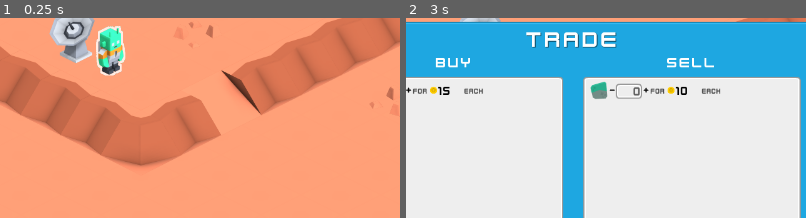
Above: before the commit, frames 1-2 (left to right).
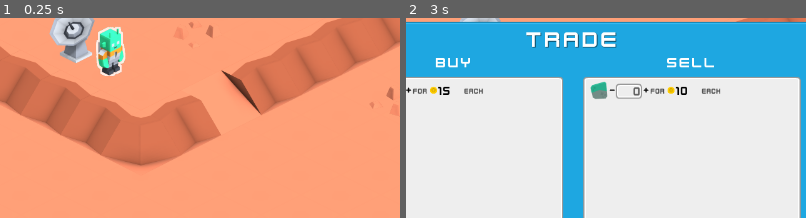
Above: after the commit, the same moments.

Repository: iapetos163/kenney-jam-2023
Game: Godot game, scene res://scene/planet.tscn
Two runs of this game, one before a commit and one after it. Both use one fixed random seed, a clock stepped at 60 frames per second and the inputs below.
Inputs (mouse positions are % of the whole screen's width and height, from its top left):
- Up to frame 1 (0.25 s): no input
- Up to frame 2 (3 s): click "TO STAR SYSTEM" at 0.5 s; click "TO STAR SYSTEM" at 1.25 s; click "TO STAR SYSTEM" at 2 s; tap Enter at 2.75 s; move the mouse to (44, 25) at 2.77 s; click (44, 25) at 2.92 s
The pictures show only the part of the screen within x 30-80%, y 16-66%; the shares and areas given below are measured in that part.

The runs differ from the first frame. In frame 1, 0.4% of the frame differs, in the area x 24-32%, y 4-29%; in frame 2, nothing differs.

Commit message:
Move the thing

Diff:
--- a/scene/planet.tscn
+++ b/scene/planet.tscn
@@ -81,15 +81,15 @@
 layer_3/tile_data = PackedInt32Array()
 
 [node name="npc_trader" type="Area2D" parent="."]
+position = Vector2(559, 157)
 
 [node name="CollisionShape2D" type="CollisionShape2D" parent="npc_trader"]
-position = Vector2(559, 157)
+position = Vector2(0, 1)
 shape = SubResource("RectangleShape2D_lrq8c")
 
 [node name="npc_trader_sprite" type="Sprite2D" parent="npc_trader"]
 y_sort_enabled = true
 material = SubResource("ShaderMaterial_tg28l")
-position = Vector2(559, 156)
 texture = ExtResource("4_0ef45")
 region_enabled = true
 region_rect = Rect2(228, 244, 56, 80)
